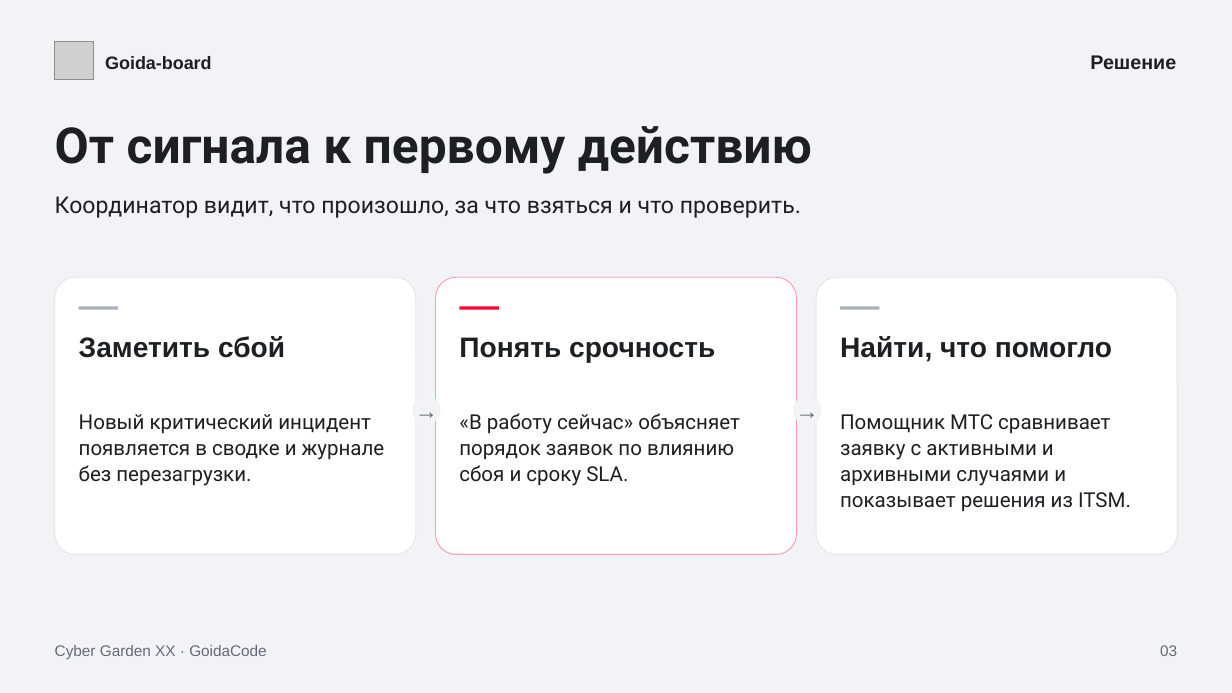
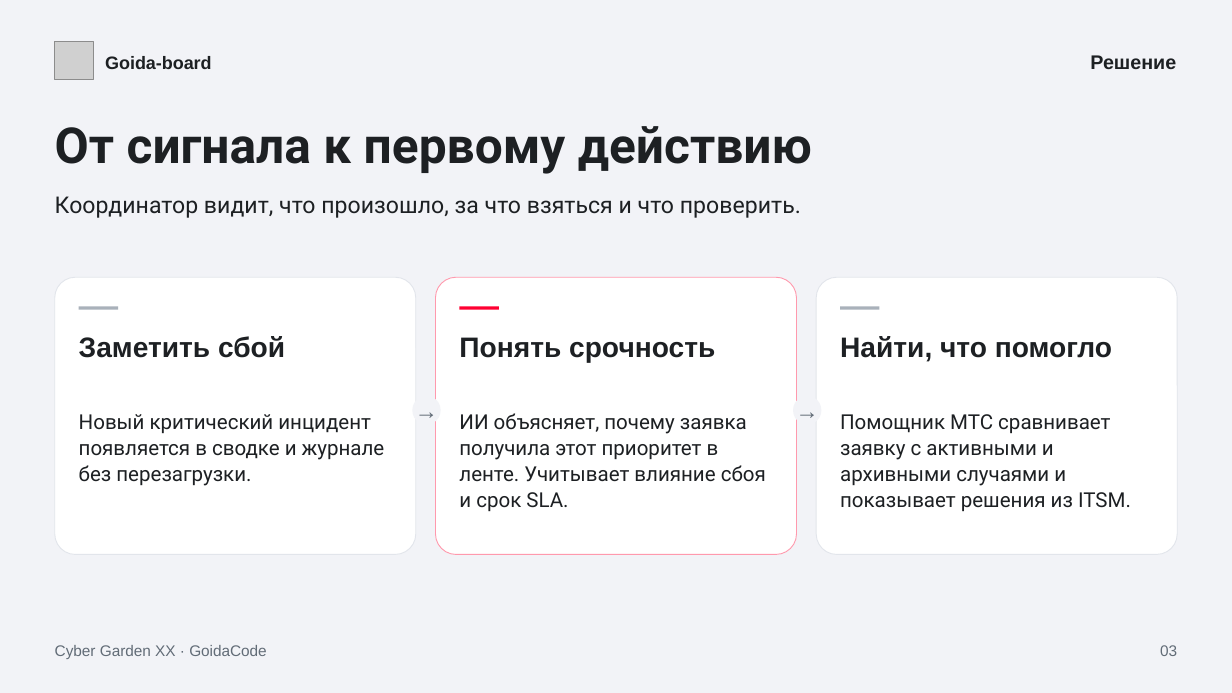
Before and after one commit to LIGI464/MTS, a slide deck: slide 3 of docs/hackathon/goida-board.pptx. Drawn at 1232x693 pixels with LibreOffice and Linux fonts; fonts in the diff are those of the drawing; grey boxes stand for pictures. Boxes give left, top, right and bottom in pixels: in the first picture for what was removed or moved away, otherwise in the second. Text is boxed around its words. In the diff, an @@ line names an element or a change of style, - is before the commit and + after.

```diff
--- a/docs/hackathon/goida-board.pptx
+++ b/docs/hackathon/goida-board.pptx
@@ text at <box>459,413,766,511</box>: text changed @@
-«В работу сейчас» объясняет порядок заявок по влиянию сбоя и сроку SLA.
+ИИ объясняет, почему заявка получила этот приоритет в ленте. Учитывает влияние сбоя и срок SLA.
```
Also in this commit, not shown: 2 other slides changed.
